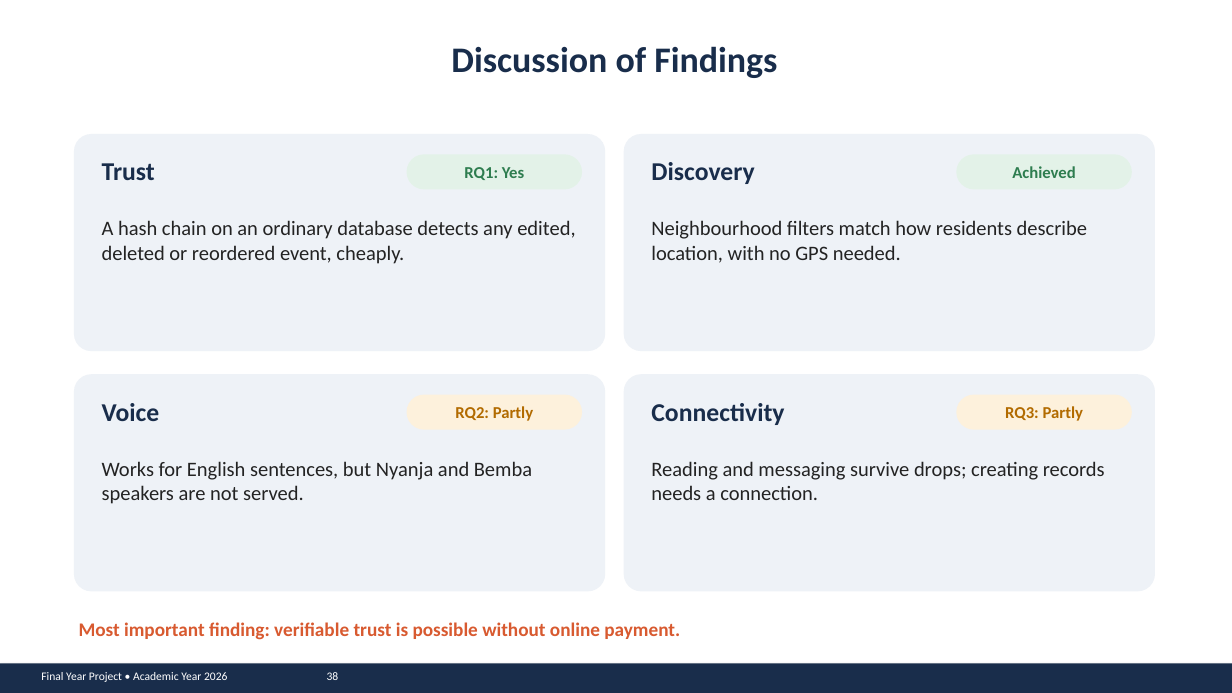
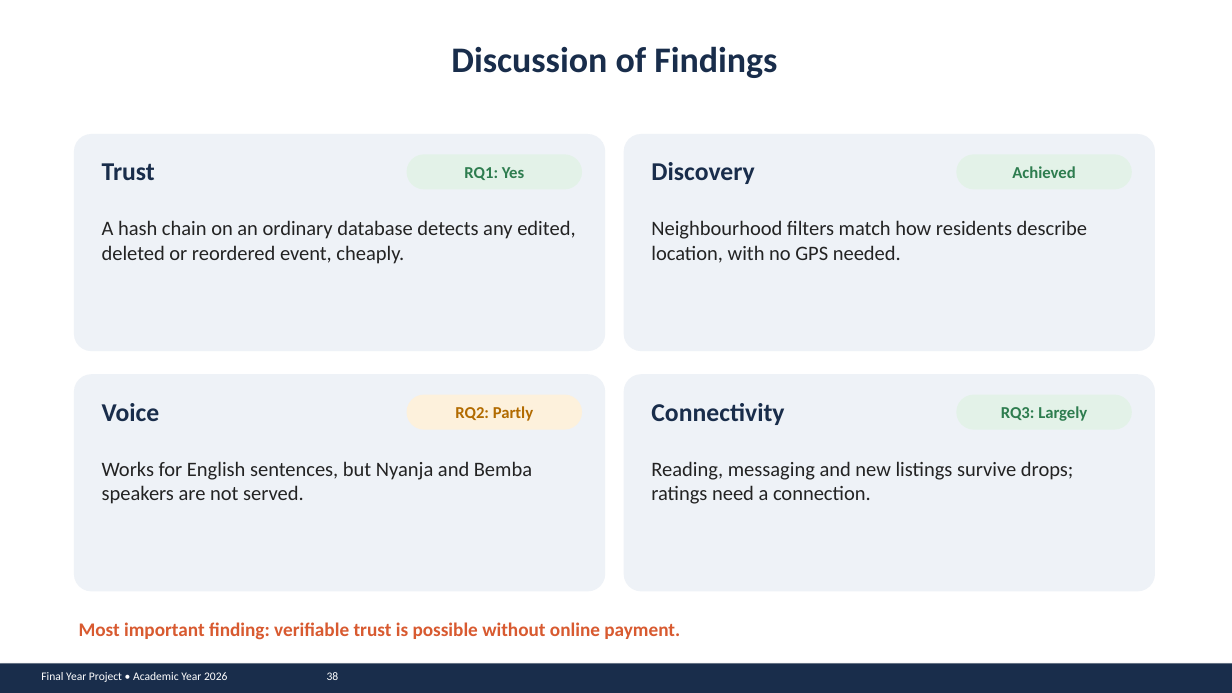
Before and after one commit to john-chola/ZamMarket, a slide deck: slide 38 of docs/presentation/ZamMarket_Presentation.pptx. Drawn at 1232x693 pixels with LibreOffice and Linux fonts; fonts in the diff are those of the drawing. Boxes give left, top, right and bottom in pixels: in the first picture for what was removed or moved away, otherwise in the second. Text is boxed around its words. In the diff, an @@ line names an element or a change of style, - is before the commit and + after.

```diff
--- a/docs/presentation/ZamMarket_Presentation.pptx
+++ b/docs/presentation/ZamMarket_Presentation.pptx
@@ rounded rectangle at (957,395,1132,430): fill #FDF1DC to #E3F2E8 @@
@@ text at (1001,406,1087,421): text changed; text colour #B26B00 to #2E7D4F @@
-RQ3: Partly
+RQ3: Largely
@@ text at (651,461,1073,504): text changed @@
-Reading and messaging survive drops; creating records needs a connection.
+Reading, messaging and new listings survive drops; ratings need a connection.
```
Also in this commit, not shown: 11 other slides changed, 1 other file.
